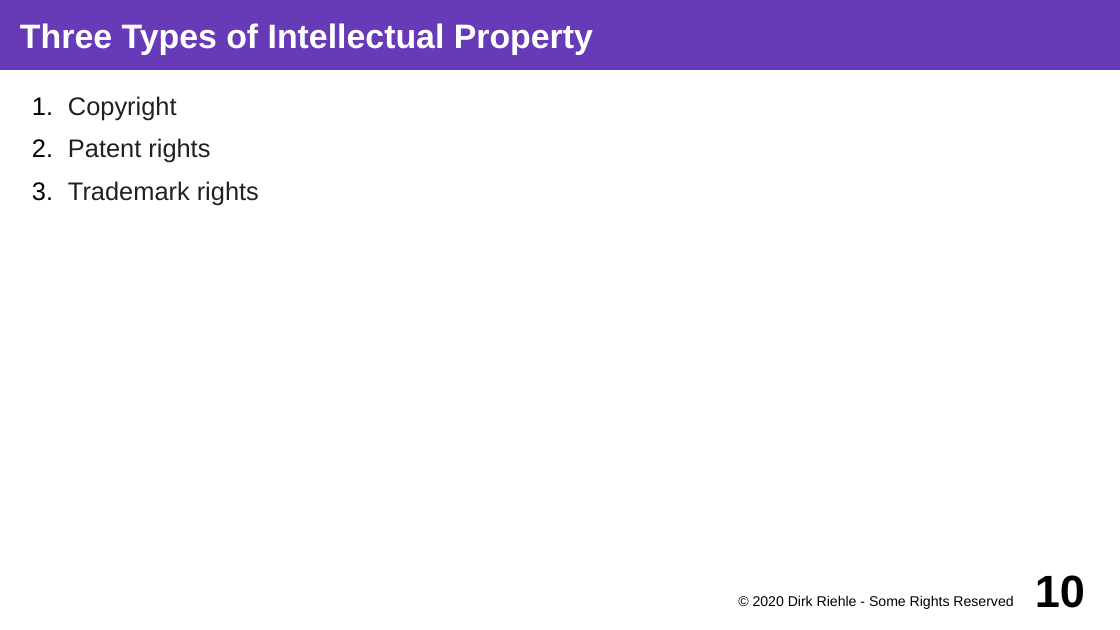
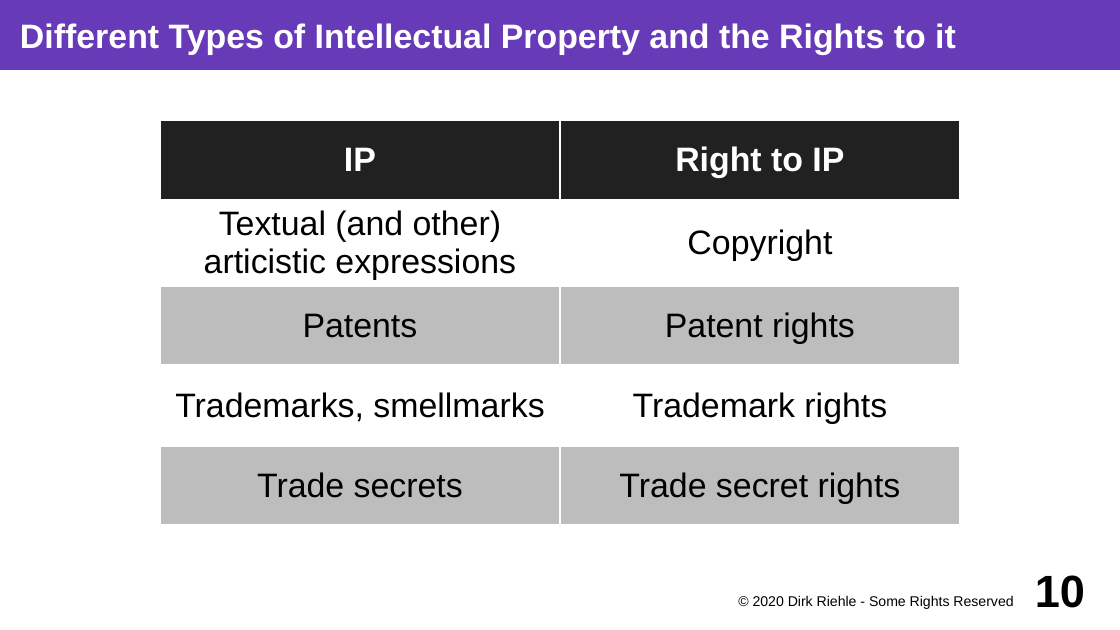
Before and after one commit to dirkriehle/coss-course, a slide deck: slide 10 of Lecture slides/COSS B02 - Software Products.odp. Drawn at 1120x630 pixels with LibreOffice and Linux fonts; fonts in the diff are those of the drawing. Boxes give left, top, right and bottom in pixels: in the first picture for what was removed or moved away, otherwise in the second. Text is boxed around its words. In the diff, an @@ line names an element or a change of style, - is before the commit and + after.

Commit message:
Final touches to B02; added trade secrets.

```diff
--- a/Lecture slides/COSS B02 - Software Products.odp
+++ b/Lecture slides/COSS B02 - Software Products.odp
@@ title at (20,23,956,55): text changed @@
-Three Types of Intellectual Property
+Different Types of Intellectual Property and the Rights to it
@@ text removed at (68,96,259,205) @@
-1. Copyright
-2. Patent rights
-3. Trademark rights
@@ table added at (160,120,960,520), 5 rows, 2 columns @@
+IP | Right to IP
+Textual (and other) articistic expressions | Copyright
+Patents | Patent rights
+Trademarks, smellmarks | Trademark rights
+Trade secrets | Trade secret rights
```
Also in this commit, not shown: 13 other slides changed, 1 slide added, 1 other file.
